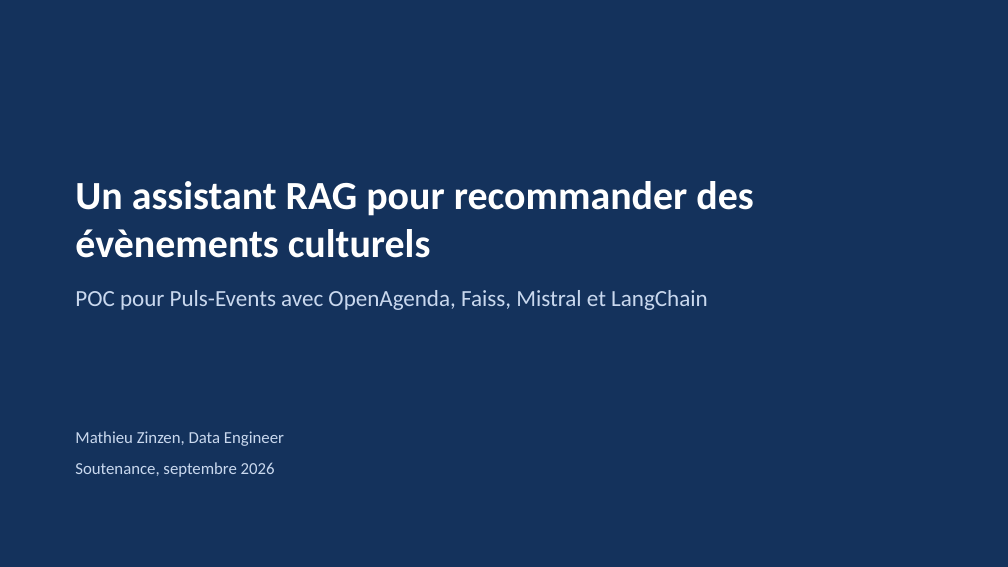
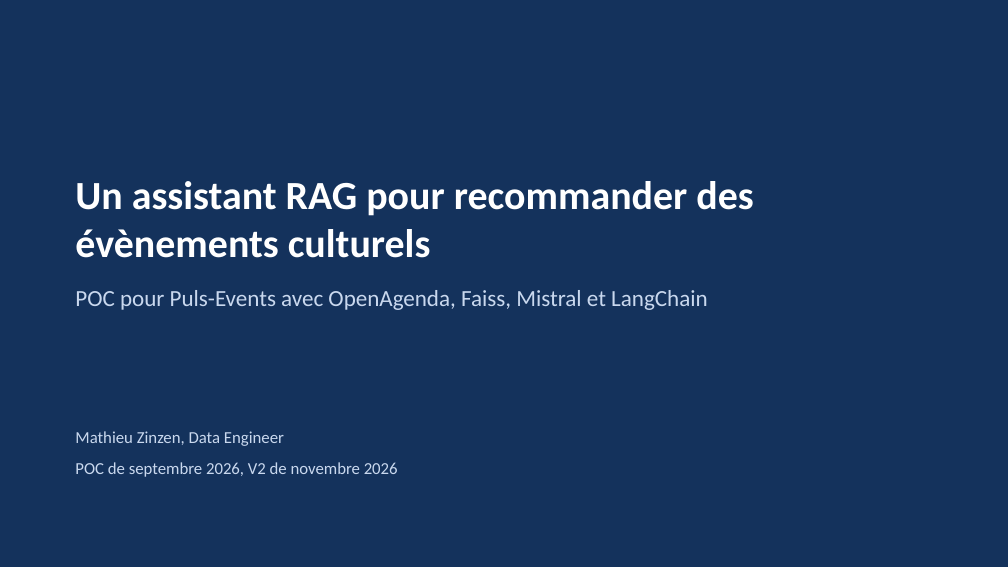
Before and after one commit to Matz-ai/concevoir-et-deployer-un-systeme-rag, a slide deck: slide 1 of livrables/presentation.pptx. Drawn at 1008x567 pixels with LibreOffice and Linux fonts; fonts in the diff are those of the drawing. Boxes give left, top, right and bottom in pixels: in the first picture for what was removed or moved away, otherwise in the second. Text is boxed around its words. In the diff, an @@ line names an element or a change of style, - is before the commit and + after.

```diff
--- a/livrables/presentation.pptx
+++ b/livrables/presentation.pptx
@@ text at [75,462,398,477]: text changed @@
-Soutenance, septembre 2026
+POC de septembre 2026, V2 de novembre 2026
```
Also in this commit, not shown: 2 other slides changed, 3 slides added, 6 other files.
